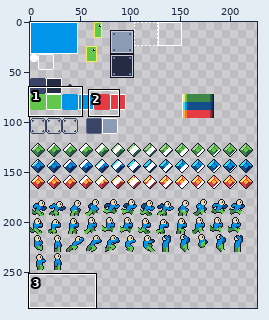
Sprite sheet, stored at res/gfx/entities.png. Above, an overview of the earlier version with the close-up marked.
Close-up. Before:
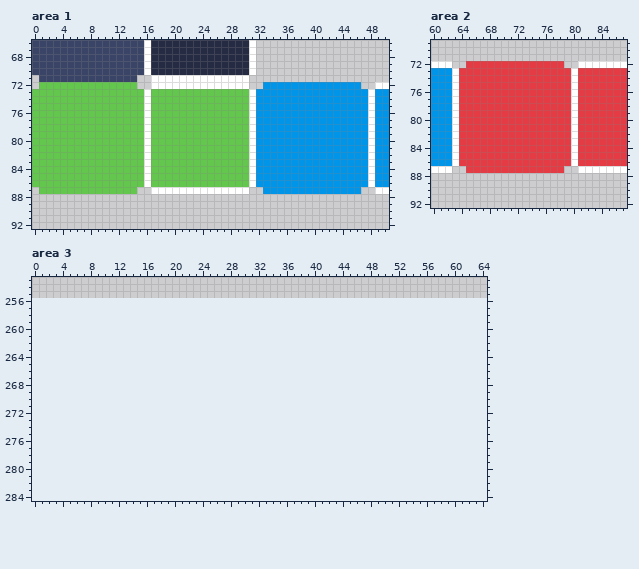
The file is 256x256 pixels. Shown: area 1: x 0..50, y 66..92; area 2: x 60..87, y 69..92; area 3: x 0..64, y 253..284. The old version is drawn lined up with the new one, on the new canvas. The wide view leaves out empty margins.
After:
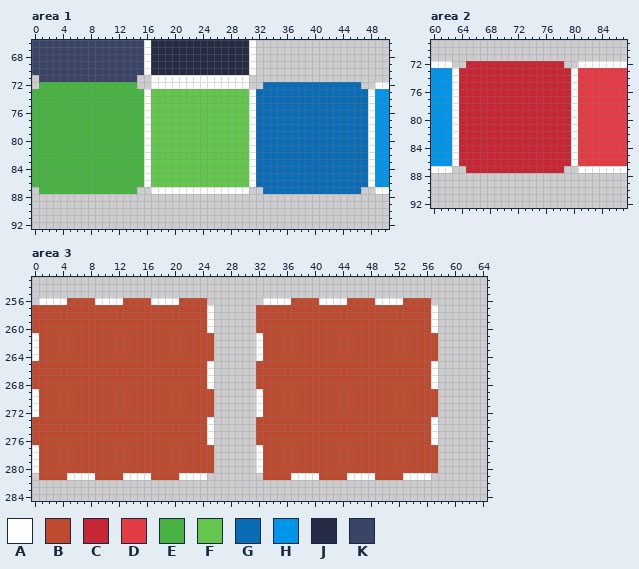
Palette (. is transparent): A #ffffff  B #be4a2f  C #c72634  D #e43b44  E #48b242  F #63c74d  G #0b6cb6  H #0095e9  J #262b44  K #3a4466
The exact change:
canvas 256x256 -> 512x512
Area 1:
y 72: x 1..14 FFFFFFFFFFFFFF -> EEEEEEEEEEEEEE; x 33..46 HHHHHHHHHHHHHH -> GGGGGGGGGGGGGG
y 73..86: x 0..15 FFFFFFFFFFFFFFFF -> EEEEEEEEEEEEEEEE; x 32..47 HHHHHHHHHHHHHHHH -> GGGGGGGGGGGGGGGG
y 87: x 1..14 FFFFFFFFFFFFFF -> EEEEEEEEEEEEEE; x 33..46 HHHHHHHHHHHHHH -> GGGGGGGGGGGGGG
Area 2:
y 72: x 65..78 DDDDDDDDDDDDDD -> CCCCCCCCCCCCCC
y 73..86: x 64..79 DDDDDDDDDDDDDDDD -> CCCCCCCCCCCCCCCC
y 87: x 65..78 DDDDDDDDDDDDDD -> CCCCCCCCCCCCCC
Area 3:
y 256: x 1..24 ........................ -> AAAABBBBAAAABBBBAAAABBBB; x 33..56 ........................ -> AAAABBBBAAAABBBBAAAABBBB
y 257..260: x 0..25 .......................... -> BBBBBBBBBBBBBBBBBBBBBBBBBA; x 32..57 .......................... -> BBBBBBBBBBBBBBBBBBBBBBBBBA
y 261..264: x 0..25 .......................... -> ABBBBBBBBBBBBBBBBBBBBBBBBB; x 32..57 .......................... -> ABBBBBBBBBBBBBBBBBBBBBBBBB
y 265..268: x 0..25 .......................... -> BBBBBBBBBBBBBBBBBBBBBBBBBA; x 32..57 .......................... -> BBBBBBBBBBBBBBBBBBBBBBBBBA
y 269..272: x 0..25 .......................... -> ABBBBBBBBBBBBBBBBBBBBBBBBB; x 32..57 .......................... -> ABBBBBBBBBBBBBBBBBBBBBBBBB
y 273..276: x 0..25 .......................... -> BBBBBBBBBBBBBBBBBBBBBBBBBA; x 32..57 .......................... -> BBBBBBBBBBBBBBBBBBBBBBBBBA
y 277..280: x 0..25 .......................... -> ABBBBBBBBBBBBBBBBBBBBBBBBB; x 32..57 .......................... -> ABBBBBBBBBBBBBBBBBBBBBBBBB
y 281: x 1..24 ........................ -> BBBBAAAABBBBAAAABBBBAAAA; x 33..56 ........................ -> BBBBAAAABBBBAAAABBBBAAAA
Pixel boxes of the changes (left, top, right, bottom) in both close-ups:
changed: (32, 82, 144, 194)
changed: (256, 82, 368, 194)
changed: (459, 61, 571, 173)
added: (32, 298, 214, 480)
added: (256, 298, 438, 480)
